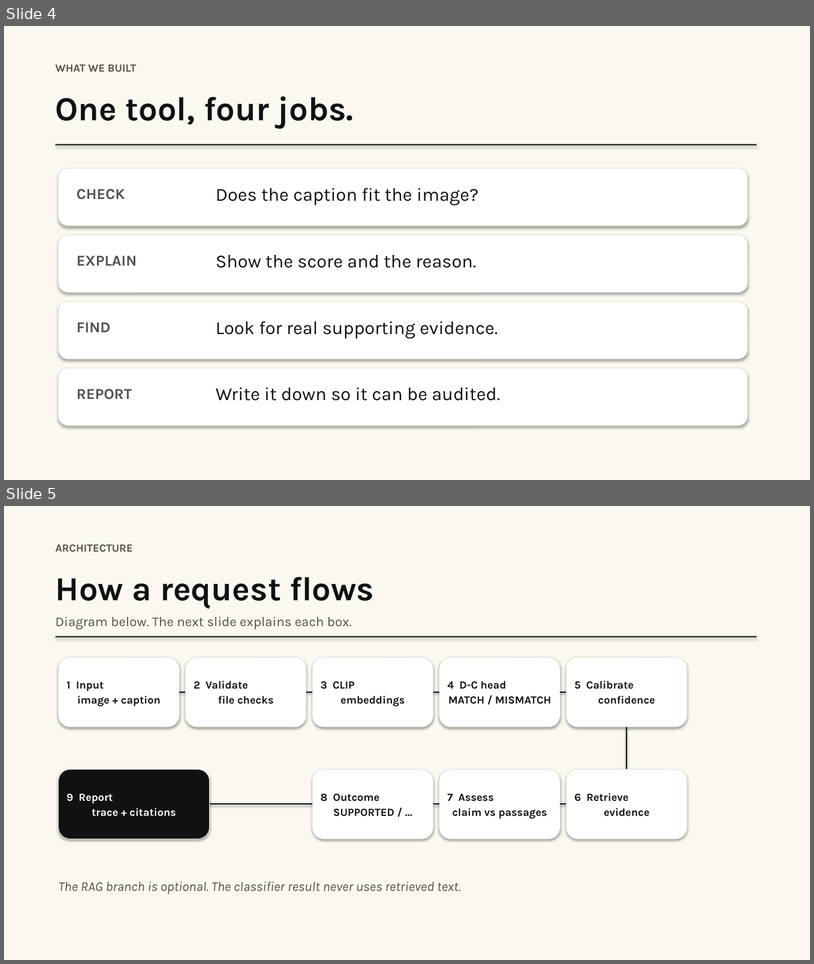
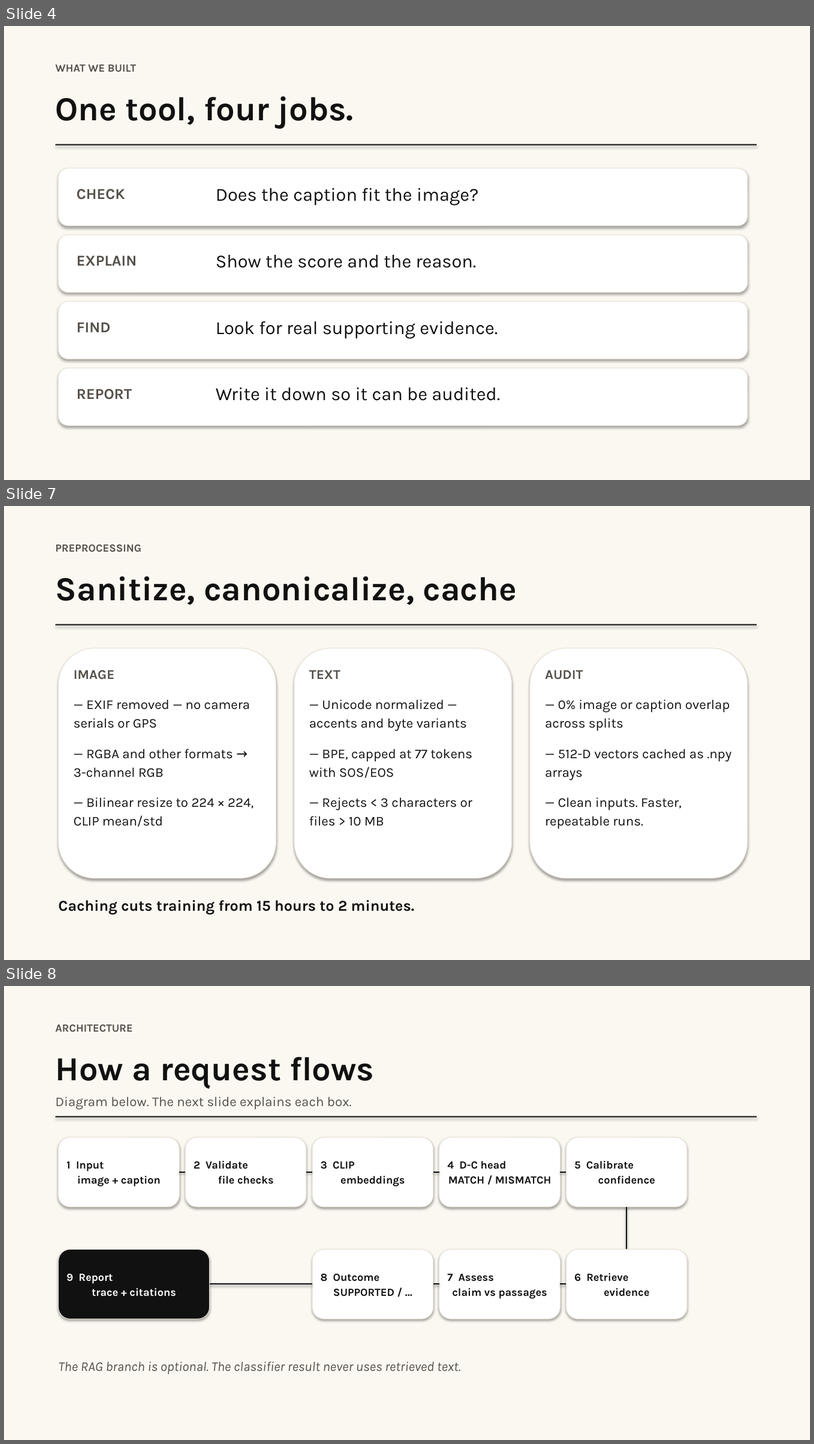
Before and after one commit to DharmilG/Misinformation-Detection, a slide deck: Project_Presentation.pptx. Shown one above the other, each under a label of ours: slides 4 and 5 before the commit, slides 4, 7 and 8 after it; the slides between them are not shown. The pictures are 814x964 and 814x1444 pixels, drawn with LibreOffice and Linux fonts; fonts in the diff are those of the drawing. Boxes give left, top, right and bottom in pixels: in the first picture for what was removed or moved away, otherwise in the second. Text is boxed around its words. In the diff, an @@ line names an element or a change of style, - is before the commit and + after.

Commit message:
docs(presentation): add data, preprocessing and model-selection slides

```diff
--- a/Project_Presentation.pptx
+++ b/Project_Presentation.pptx
@@ slide 7 added at box(4, 506, 810, 960), background #FBF8F1 @@
@@ text added at box(56, 544, 517, 605), 40 pt, text #111111, bold @@
+PREPROCESSING
+Sanitize, canonicalize, cache
@@ rectangle added at box(56, 624, 757, 625), fill #111111 @@
@@ rounded rectangle added at box(59, 648, 276, 878), fill #FFFFFF, outline #E9E3D8 0.75 pt @@
@@ rounded rectangle added at box(294, 648, 512, 878), fill #FFFFFF, outline #E9E3D8 0.75 pt @@
@@ rounded rectangle added at box(530, 648, 748, 878), fill #FFFFFF, outline #E9E3D8 0.75 pt @@
@@ text added at box(74, 670, 254, 826), 16 pt, text #111111 @@
+IMAGE
+— EXIF removed — no camera serials or GPS
+— RGBA and other formats → 3-channel RGB
+— Bilinear resize to 224 × 224, CLIP mean/std
@@ text added at box(309, 670, 473, 826), 16 pt, text #111111 @@
+TEXT
+— Unicode normalized — accents and byte variants
+— BPE, capped at 77 tokens with SOS/EOS
+— Rejects < 3 characters or files > 10 MB
@@ text added at box(545, 670, 732, 829), 16 pt, text #111111 @@
+AUDIT
+— 0% image or caption overlap across splits
+— 512-D vectors cached as .npy arrays
+— Clean inputs. Faster, repeatable runs.
@@ text added at box(59, 900, 415, 915), 18 pt, text #111111, bold @@
+Caching cuts training from 15 hours to 2 minutes.
@@ what was slide 5 is now slide 8 @@
```
Also in this commit, not shown: 1 slide changed, 3 other slides added, 3 other files.
